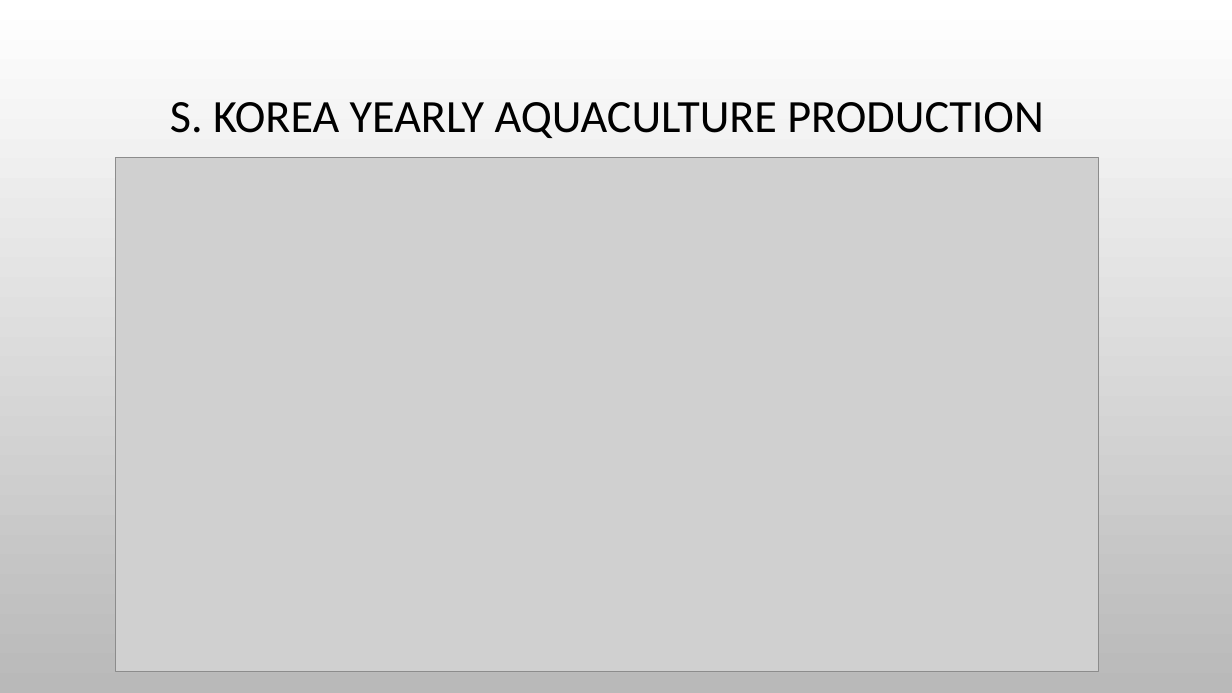
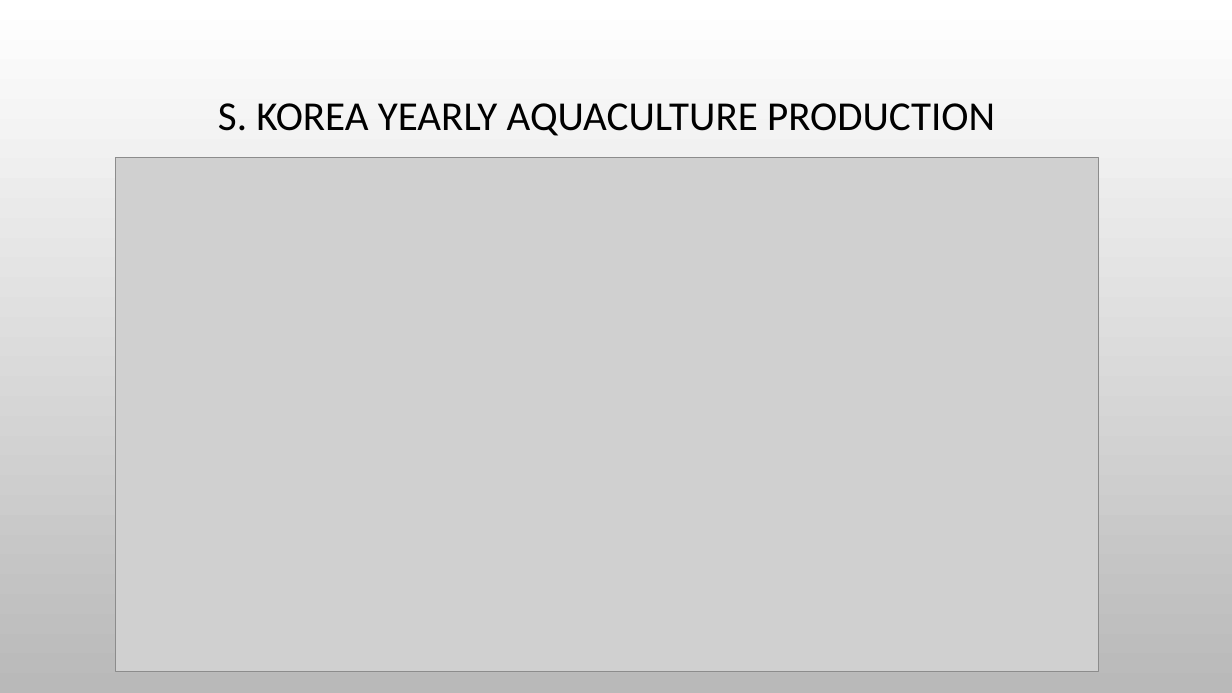
Before and after one commit to amikang/amikang.github.io, a slide deck: slide 3 of S_Korea_Aquaculture_Yearly_Prediction.pptx. Drawn at 1232x693 pixels with LibreOffice and Linux fonts; fonts in the diff are those of the drawing; grey boxes stand for pictures; background and template pictures are left out. Boxes give left, top, right and bottom in pixels: in the first picture for what was removed or moved away, otherwise in the second. Text is boxed around its words. In the diff, an @@ line names an element or a change of style, - is before the commit and + after.

```diff
--- a/S_Korea_Aquaculture_Yearly_Prediction.pptx
+++ b/S_Korea_Aquaculture_Yearly_Prediction.pptx
@@ title "S. KOREA YEARLY AQUACULTURE PRODUCTION" at bbox=[218, 103, 995, 136]: size 36 to 32 pt @@
```
Also in this commit, not shown: 7 slides added, 1 slide removed, 1 other file.
